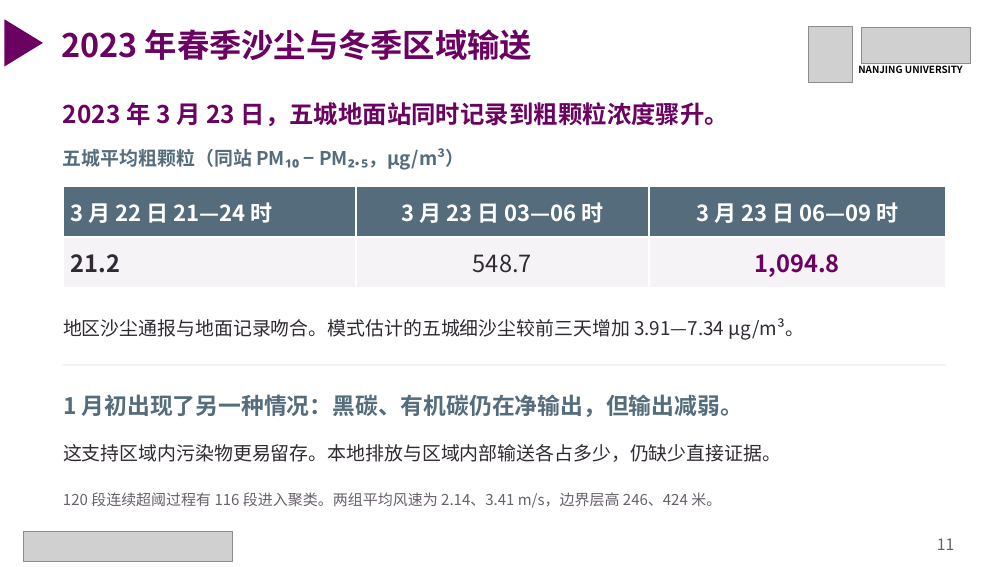
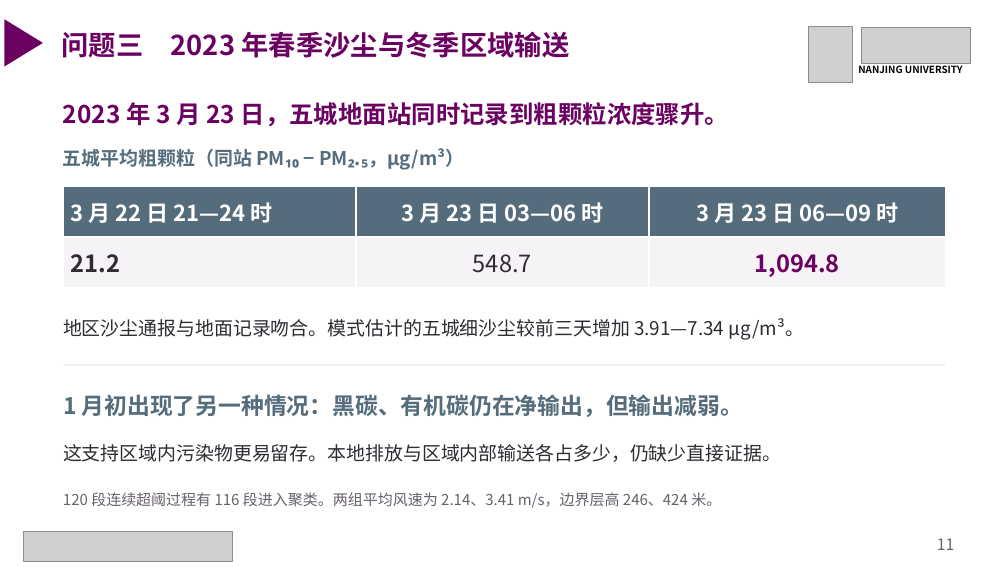
Before and after one commit to gxm-nju/china-air-pollution, a slide deck: slide 11 of docs/课堂展示.pptx. Drawn at 1008x567 pixels with LibreOffice and Linux fonts; fonts in the diff are those of the drawing; grey boxes stand for pictures. Boxes give left, top, right and bottom in pixels: in the first picture for what was removed or moved away, otherwise in the second. Text is boxed around its words. In the diff, an @@ line names an element or a change of style, - is before the commit and + after.

Commit message:
为课堂展示补全研究问题编号并精简提交材料入口

```diff
--- a/docs/课堂展示.pptx
+++ b/docs/课堂展示.pptx
@@ text at <box>61,31,570,58</box>: text changed; size 30.8 to 26 pt @@
-2023 年春季沙尘与冬季区域输送
+问题三 2023 年春季沙尘与冬季区域输送
```
Also in this commit, not shown: 9 other slides changed, 5 other files.
